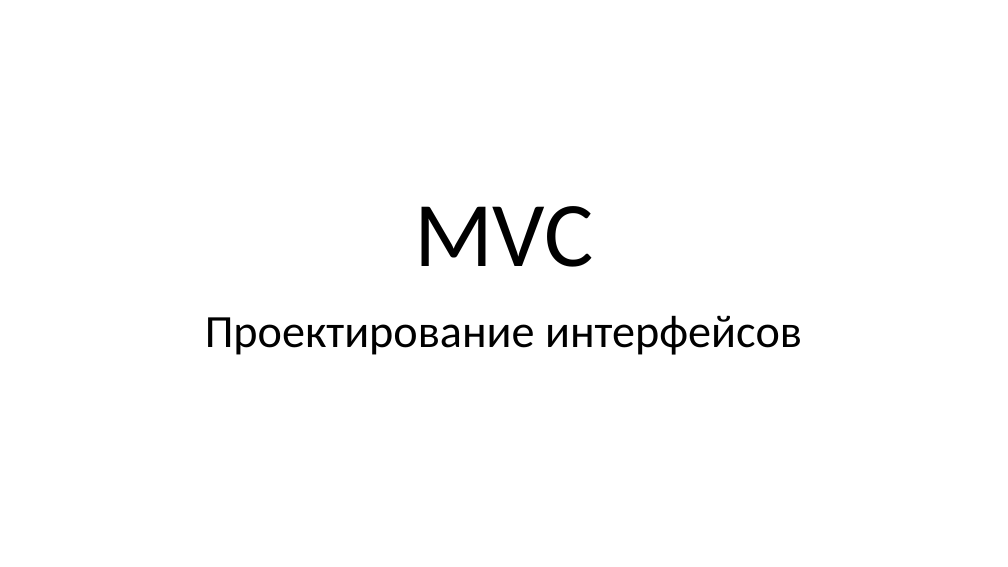
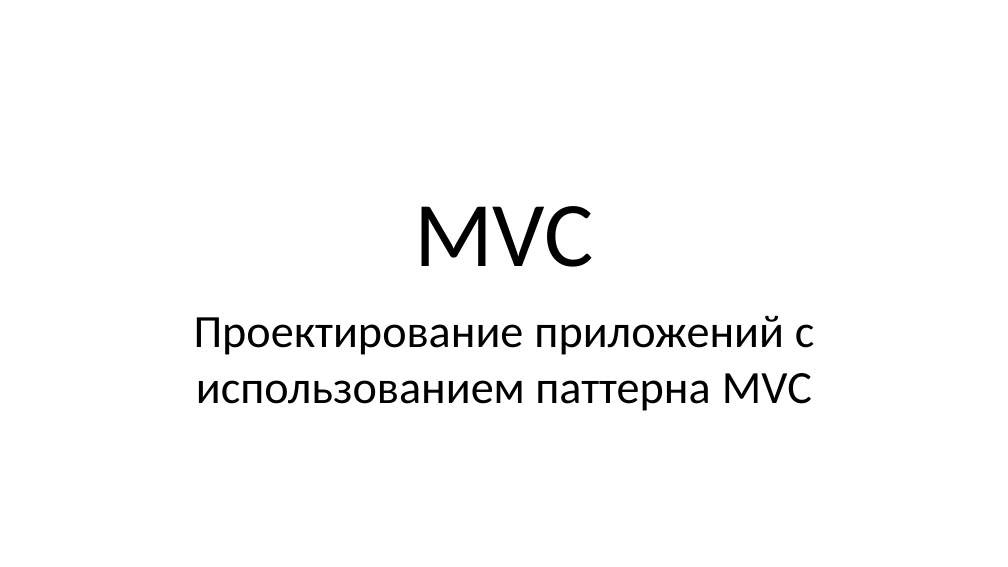
Before and after one commit to dzavodchikov/ChessMVC, a slide deck: slide 1 of Паттерн MVC.pptx. Drawn at 1008x567 pixels with LibreOffice and Linux fonts; fonts in the diff are those of the drawing; background and template pictures are left out. Boxes give left, top, right and bottom in pixels: in the first picture for what was removed or moved away, otherwise in the second. Text is boxed around its words. In the diff, an @@ line names an element or a change of style, - is before the commit and + after.

```diff
--- a/Паттерн MVC.pptx
+++ b/Паттерн MVC.pptx
@@ subtitle at (194,315,814,411): text changed @@
-Проектирование интерфейсов
+Проектирование приложений с использованием паттерна MVC
```
Also in this commit, not shown: 6 other slides changed, 5 slides added, 3 slides removed.
